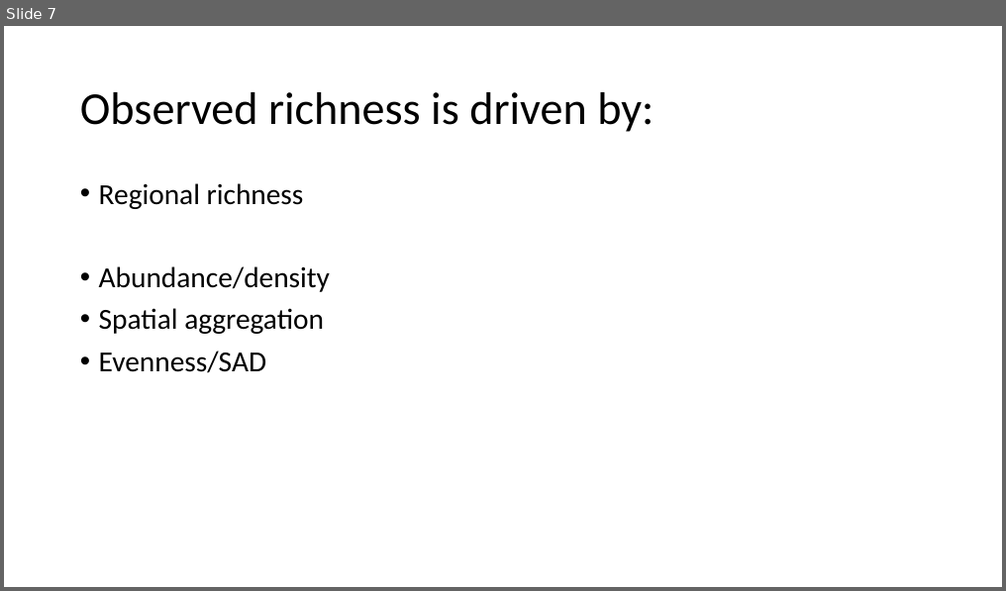
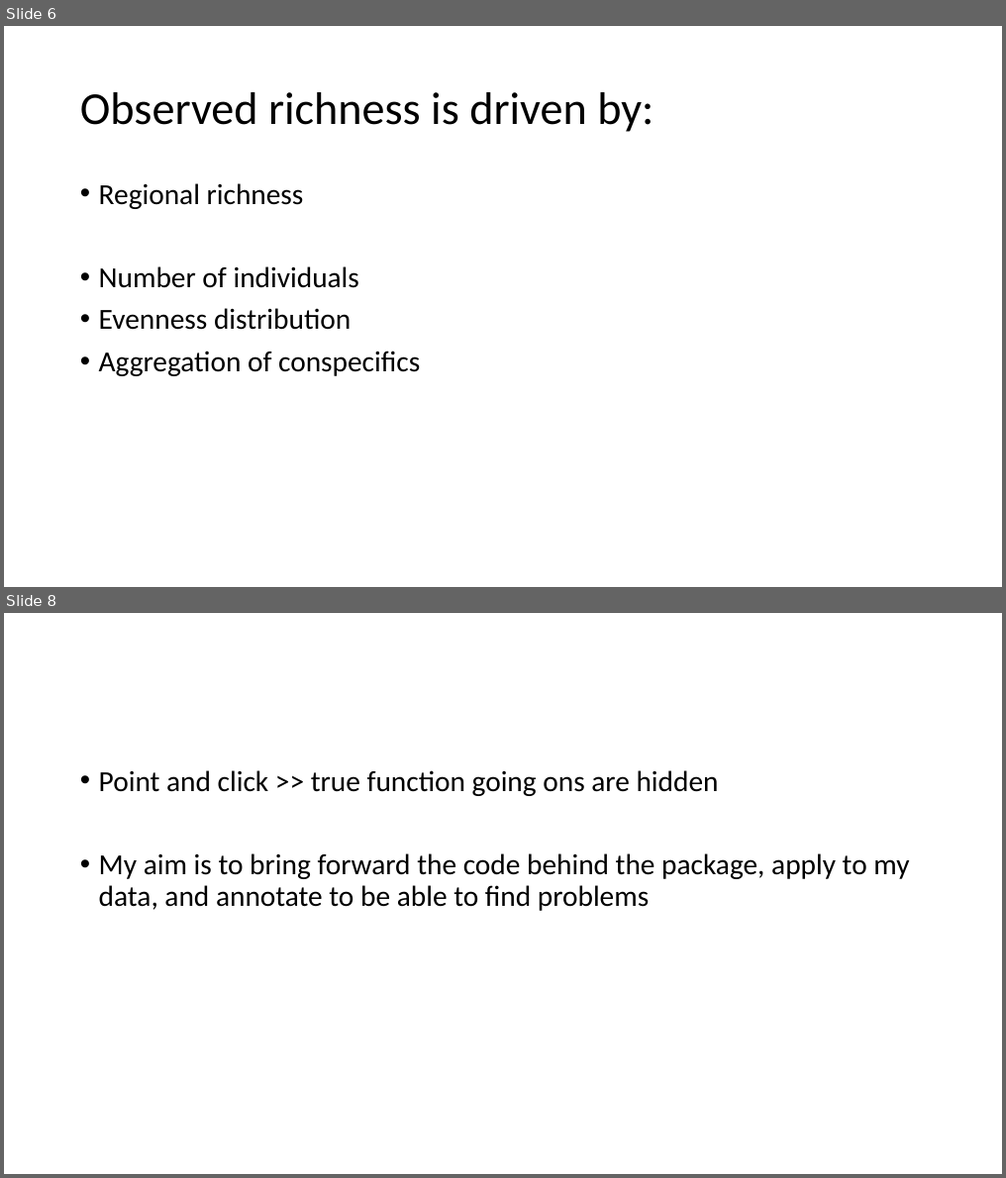
Before and after one commit to tielens/classBIOL709B, a slide deck: Presentation workflow draft 709b.pptx. Shown one above the other, each under a label of ours: slide 7 before the commit, slides 6 and 8 after it; the slides between them are not shown. The pictures are 1006x591 and 1006x1178 pixels, drawn with LibreOffice and Linux fonts; fonts in the diff are those of the drawing; background and template pictures are left out. Boxes give left, top, right and bottom in pixels: in the first picture for what was removed or moved away, otherwise in the second. Text is boxed around its words. In the diff, an @@ line names an element or a change of style, - is before the commit and + after.

```diff
--- a/Presentation workflow draft 709b.pptx
+++ b/Presentation workflow draft 709b.pptx
@@ slide 8 added at [4, 613, 1002, 1174], background picture (left out) @@
@@ text added at [99, 770, 909, 911], 28 pt, text #000000 @@
+• Point and click >> true function going ons are hidden
+• My aim is to bring forward the code behind the package, apply to my data, and annotate to be able to find problems
@@ what was slide 7 is now slide 6 @@
@@ slide 6 changed as well @@
@@ text at [99, 267, 420, 376]: text changed @@
-• Abundance/density
-• Spatial aggregation
-• Evenness/SAD
+• Number of individuals
+• Evenness distribution
+• Aggregation of conspecifics
```
Also in this commit, not shown: 7 other slides added, 9 slides removed, 1 other file.
